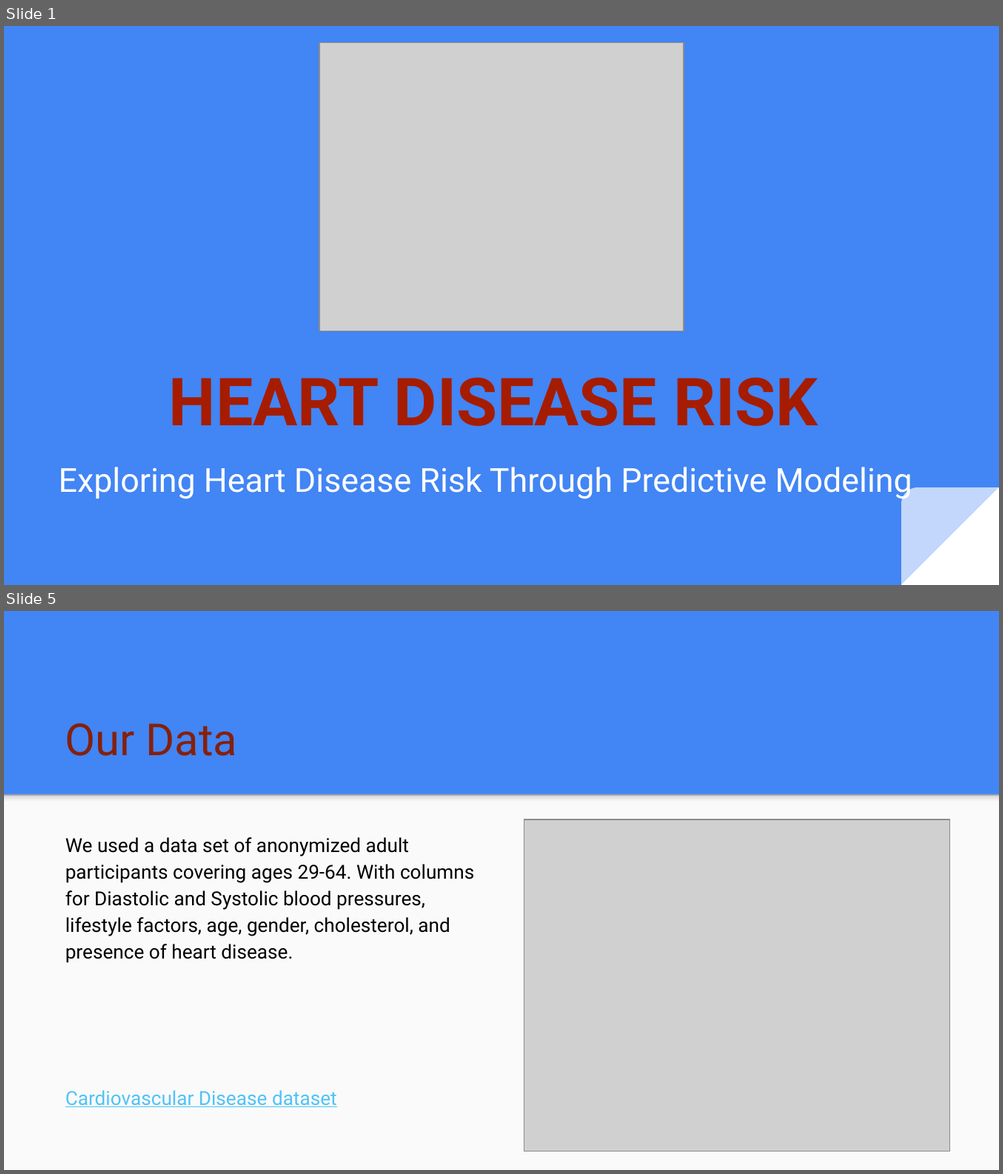
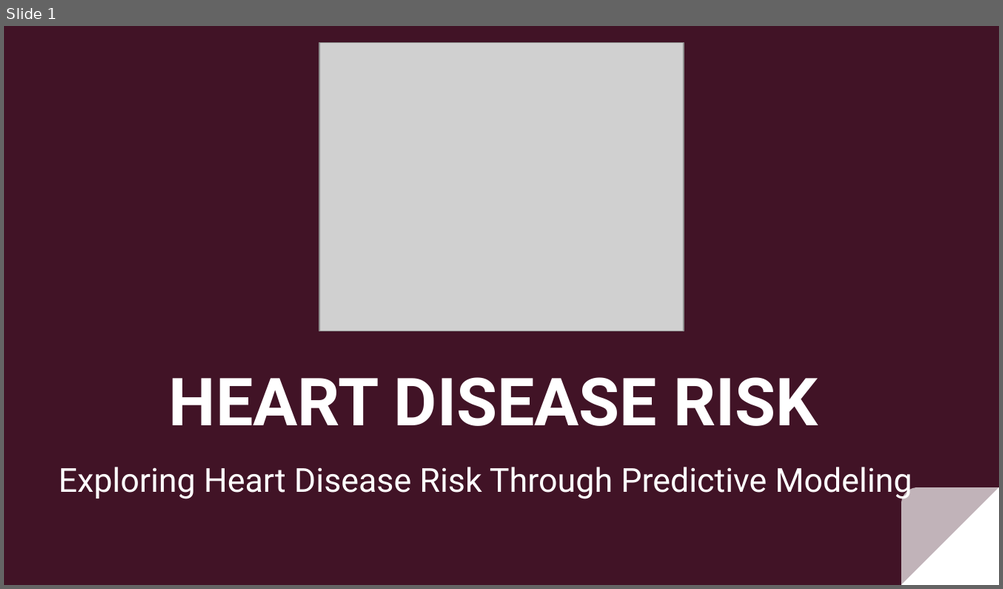
Before and after one commit to JGILINGER7/heart_disease_risk, a slide deck: presentation/Initial Presentation.pptx. Shown one above the other, each under a label of ours: slides 1 and 5 before the commit, slide 1 after it; the slides between them are not shown. The pictures are 1003x1174 and 1003x589 pixels, drawn with LibreOffice and Linux fonts; fonts in the diff are those of the drawing; grey boxes stand for pictures. Boxes give left, top, right and bottom in pixels: in the first picture for what was removed or moved away, otherwise in the second. Text is boxed around its words. In the diff, an @@ line names an element or a change of style, - is before the commit and + after.

```diff
--- a/presentation/Initial Presentation.pptx
+++ b/presentation/Initial Presentation.pptx
@@ slide 5 removed at (4,611,999,1170), background #4285F4 @@
@@ title removed at (65,723,238,756) @@
-Our Data
@@ rectangle removed at (4,794,999,1170) @@
@@ rectangle removed at (4,794,999,806) @@
@@ picture removed at (524,820,950,1152) @@
@@ text removed at (65,837,474,1108) @@
-We used a data set of anonymized adult participants covering ages 29-64. With columns for Diastolic and Systolic blood pressures, lifestyle factors, age, gender, cholesterol, and presence of heart disease.
-Cardiovascular Disease dataset
@@ slide 1 changed as well @@
@@ background #4285F4 to #411326 @@
@@ title "HEART DISEASE RISK" at (169,378,818,426): text colour #A61C00 to #FFFFFF @@
```
Also in this commit, not shown: 6 other slides changed, 6 slides added, 8 other slides removed.
